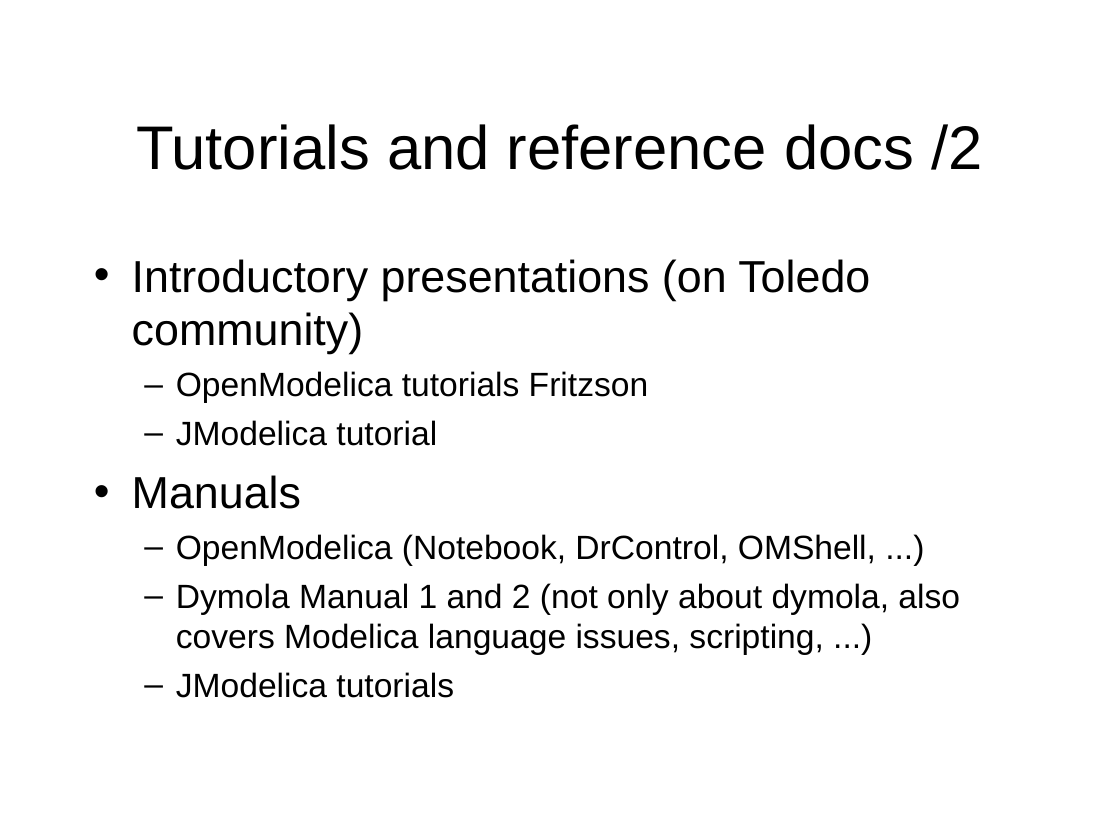
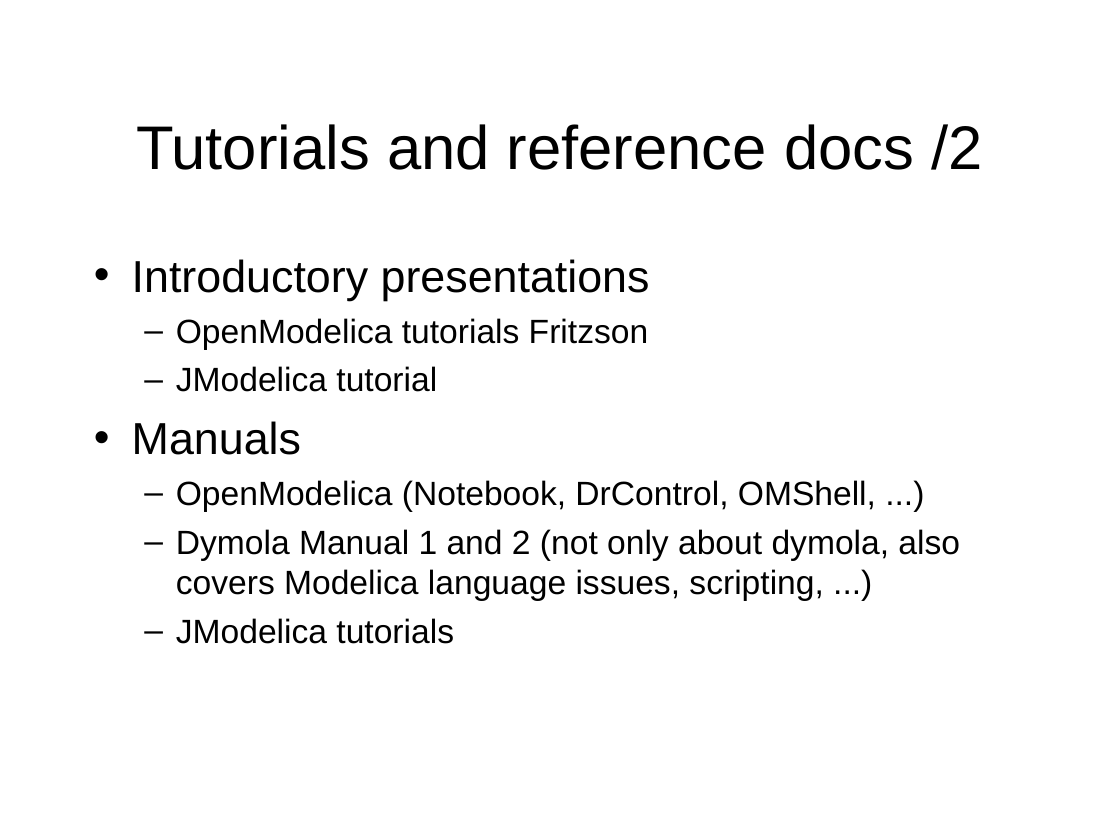
Before and after one commit to open-ideas/__CrashCourse__, a slide deck: slide 34 of Slides/CrashCourse_2012.ppt (slide 32 before the commit). Drawn at 1120x840 pixels with LibreOffice and Linux fonts; fonts in the diff are those of the drawing. Boxes give left, top, right and bottom in pixels: in the first picture for what was removed or moved away, otherwise in the second. Text is boxed around its words. In the diff, an @@ line names an element or a change of style, - is before the commit and + after.

```diff
--- a/Slides/CrashCourse_2012.ppt
+++ b/Slides/CrashCourse_2012.ppt
@@ text at box(132, 259, 650, 301): text changed @@
-• Introductory presentations (on Toledo community)
+• Introductory presentations
```
Also in this commit, not shown: 5 other slides changed, 7 slides added, 1 slide removed, 2 other files.
